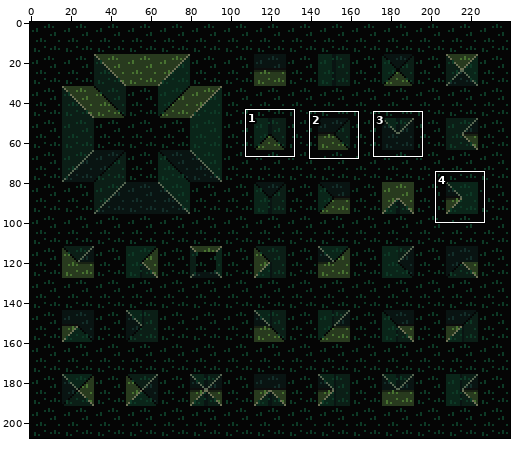
Edited in one commit: sprite sheet (graphics/images/ramps_grass.png). Above, an overview of the earlier version with the close-up marked.
Close-up. First the earlier version:
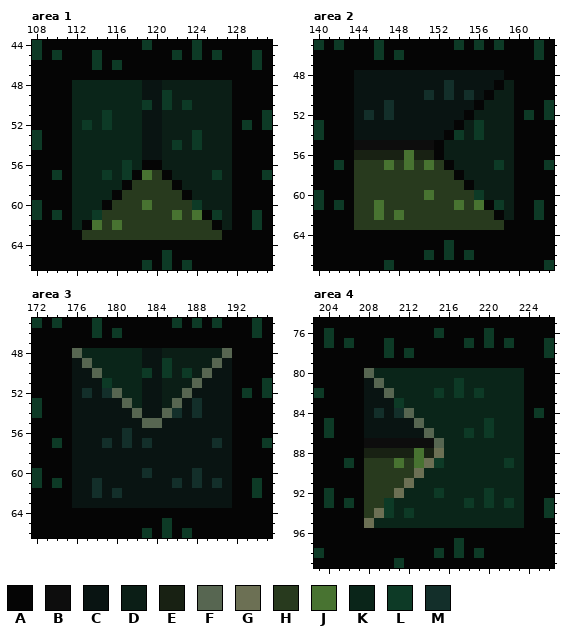
The file is 480x416 pixels, drawn in blocks of 2x2; one block is one cell here. Colours within 5 levels of each other are drawn and written as one. Shown: area 1: x 108..131, y 44..66; area 2: x 140..163, y 45..67; area 3: x 172..195, y 45..66; area 4: x 203..226, y 75..99. The commit also changed other parts of the picture, which this record leaves out.
Palette (. is transparent): A #050505  B #0d0d0d  C #091412  D #0b1e16  E #182113  F #576651  G #6c7054  H #283a1e  J #487331  K #0a2519  L #0d3a26  M #132f2a
After the commit:
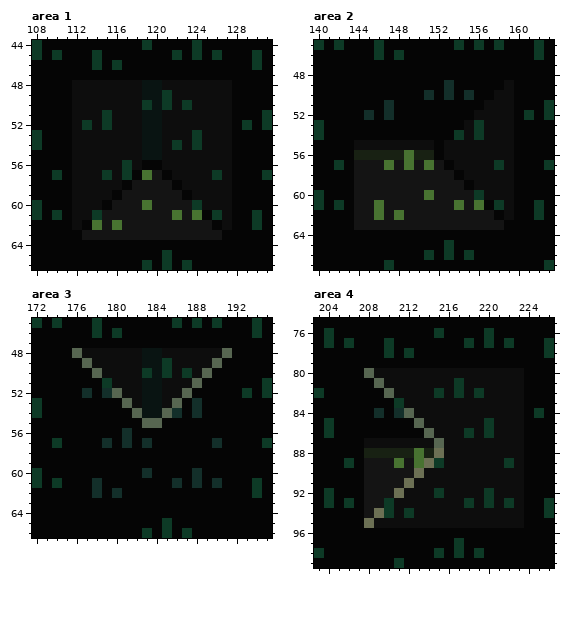
Change:
@@ palette @@
-H #283a1e
+H #141414
--- area 1
@@ x 108..131 @@
 47 AAAAAAAAAAAAAAAAAAAAAAAA
-48 AAAAKKKKKKKCCDDDDDDDAAAA
-49 AAAAKKKKKKKCCLDDDDDDAAAA
-50 AAAAKKKKKKKLCLDLDDDDAAAA
-51 AAAAKKKLKKKCCDDDDDDDAAAL
-52 AAAAKLKLKKKCCDDDDDDDALAL
-53 LAAAKKKKKKKCCDDDLDDDAAAA
-54 LAAAKKKKKKKCCDLDLDDDAAAA
-55 AAAAKKKKKKKCCDDDDDDDAAAA
-56 AAAAKKKKKLKAADDDDDDDAAAA
-57 AALAKKKLKLAJHADDDDLDAAAL
-58 AAAAKKKKKAHHHHADDDDDAAAA
-59 AAAAKKKKAHHHHHHADDDDAAAA
-60 LAAAKKKAHHHJHHHHLDDDAAAA
-61 LALAKKLHHHHHHHJHJALDAALA
-62 AAAAKAJHJHHHHHHHHHADAALA
+48 AAAABBBBBBBCCBBBBBBBAAAA
+49 AAAABBBBBBBCCLBBBBBBAAAA
+50 AAAABBBBBBBLCLBLBBBBAAAA
+51 AAAABBBLBBBCCBBBBBBBAAAL
+52 AAAABLBLBBBCCBBBBBBBALAL
+53 LAAABBBBBBBCCBBBLBBBAAAA
+54 LAAABBBBBBBCCBLBLBBBAAAA
+55 AAAABBBBBBBCCBBBBBBBAAAA
+56 AAAABBBBBLBAABBBBBBBAAAA
+57 AALABBBLBLAJHABBBBLBAAAL
+58 AAAABBBBBAHHHHABBBBBAAAA
+59 AAAABBBBAHHHHHHABBBBAAAA
+60 LAAABBBAHHHJHHHHLBBBAAAA
+61 LALABBLHHHHHHHJHJALBAALA
+62 AAAABAJHJHHHHHHHHHABAALA
 63 AAAAAHHHHHHHHHHHHHHAAAAA
--- area 2
@@ x 140..163 @@
 47 AAAAAAAAAAAAAAAAAAAAAAAA
-48 AAAACCCCCCCCCCCCCCCAAAAA
-49 AAAACCCCCCCCCMCCCCADAAAA
-50 AAAACCCCCCCMCMCMCADDAAAA
-51 AAAACCCMCCCCCCCCADDDAAAL
-52 AAAACMCMCCCCCCCADDDDALAL
-53 LAAACCCCCCCCCCADLDDDAAAA
-54 LAAACCCCCCCCCALDLDDDAAAA
-55 AAAABBBBBBBBADDDDDDDAAAA
-56 AAAAEEEEEJEEADDDDDDDAAAA
-57 AALAHHHJHJHJHADDDDLDAAAL
-58 AAAAHHHHHHHHHHADDDDDAAAA
-59 AAAAHHHHHHHHHHHADDDDAAAA
-60 LAAAHHHHHHHJHHHHLDDDAAAA
-61 LALAHHJHHHHHHHJHJALDAALA
-62 AAAAHHJHJHHHHHHHHHADAALA
+48 AAAAAAAAAAAAAAAAAAAAAAAA
+49 AAAAAAAAAAAAAMAAAAABAAAA
+50 AAAAAAAAAAAMAMAMAABBAAAA
+51 AAAAAAAMAAAAAAAAABBBAAAL
+52 AAAAAMAMAAAAAAAABBBBALAL
+53 LAAAAAAAAAAAAAABLBBBAAAA
+54 LAAAAAAAAAAAAALBLBBBAAAA
+55 AAAABBBBBBBBABBBBBBBAAAA
+56 AAAAEEEEEJEEABBBBBBBAAAA
+57 AALAHHHJHJHJHABBBBLBAAAL
+58 AAAAHHHHHHHHHHABBBBBAAAA
+59 AAAAHHHHHHHHHHHABBBBAAAA
+60 LAAAHHHHHHHJHHHHLBBBAAAA
+61 LALAHHJHHHHHHHJHJALBAALA
+62 AAAAHHJHJHHHHHHHHHABAALA
 63 AAAAHHHHHHHHHHHHHHHAAAAA
--- area 3
@@ x 172..195 @@
 47 AAAAAAAAAAAAAAAAAAAAAAAA
-48 AAAAFKKKKKKCCDDDDDDFAAAA
-49 AAAACFKKKKKCCLDDDDFCAAAA
-50 AAAACCFKKKKLCLDLDFCCAAAA
-51 AAAACCCLKKKCCDDDFCCCAAAL
-52 AAAACMCMFKKCCDDFCCCCALAL
-53 LAAACCCCCFKCCDFCMCCCAAAA
-54 LAAACCCCCCFCCFMCMCCCAAAA
-55 AAAACCCCCCCFFCCCCCCCAAAA
-56 AAAACCCCCMCCCCCCCCCCAAAA
-57 AALACCCMCMCMCCCCCCMCAAAL
-58 AAAACCCCCCCCCCCCCCCCAAAA
-59 AAAACCCCCCCCCCCCCCCCAAAA
-60 LAAACCCCCCCMCCCCMCCCAAAA
-61 LALACCMCCCCCCCMCMCMCAALA
-62 AAAACCMCMCCCCCCCCCCCAALA
-63 AAAACCCCCCCCCCCCCCCCAAAA
+48 AAAAFBBBBBBCCBBBBBBFAAAA
+49 AAAAAFBBBBBCCLBBBBFAAAAA
+50 AAAAAAFBBBBLCLBLBFAAAAAA
+51 AAAAAAALBBBCCBBBFAAAAAAL
+52 AAAAAMAMFBBCCBBFAAAAALAL
+53 LAAAAAAAAFBCCBFAMAAAAAAA
+54 LAAAAAAAAAFCCFMAMAAAAAAA
+55 AAAAAAAAAAAFFAAAAAAAAAAA
+56 AAAAAAAAAMAAAAAAAAAAAAAA
+57 AALAAAAMAMAMAAAAAAMAAAAL
+58 AAAAAAAAAAAAAAAAAAAAAAAA
+59 AAAAAAAAAAAAAAAAAAAAAAAA
+60 LAAAAAAAAAAMAAAAMAAAAAAA
+61 LALAAAMAAAAAAAMAMAMAAALA
+62 AAAAAAMAMAAAAAAAAAAAAALA
+63 AAAAAAAAAAAAAAAAAAAAAAAA
 64 AAAAAAAAAAAAAAAAAAAAAAAA
--- area 4
@@ x 203..226 @@
  79 AAAAAAAAAAAAAAAAAAAAAAAA
- 80 AAAAAFKKKKKKKKKKKKKKKAAA
- 81 AAAAACFKKKKKKKLKKKKKKAAA
- 82 LAAAACCFKKKKLKLKLKKKKAAA
- 83 AAAAACCCLKKKKKKKKKKKKAAA
- 84 AAAAACMCMFKKKKKKKKKKKALA
- 85 ALAAACCCCCFKKKKKKLKKKAAA
- 86 ALAAACCCCCCFKKKLKLKKKAAA
- 87 AAAAABBBBBBBFKKKKKKKKAAA
- 88 AAAAAEEEEEJEGKKKKKKKKAAA
- 89 AAALAHHHJHJGLKKKKKKLKAAA
- 90 AAAAAHHHHHGKKKKKKKKKKAAA
- 91 AAAAAHHHHGKKKKKKKKKKKAAA
- 92 ALAAAHHHGKKKLKKKKLKKKAAA
- 93 ALALAHHLKKKKKKKLKLKLKAAL
- 94 AAAAAHGLKLKKKKKKKKKKKAAL
- 95 AAAAAGKKKKKKKKKKKKKKKAAA
+ 80 AAAAAFBBBBBBBBBBBBBBBAAA
+ 81 AAAAAAFBBBBBBBLBBBBBBAAA
+ 82 LAAAAAAFBBBBLBLBLBBBBAAA
+ 83 AAAAAAAALBBBBBBBBBBBBAAA
+ 84 AAAAAAMAMFBBBBBBBBBBBALA
+ 85 ALAAAAAAAAFBBBBBBLBBBAAA
+ 86 ALAAAAAAAAAFBBBLBLBBBAAA
+ 87 AAAAABBBBBBBFBBBBBBBBAAA
+ 88 AAAAAEEEEEJEGBBBBBBBBAAA
+ 89 AAALAHHHJHJGLBBBBBBLBAAA
+ 90 AAAAAHHHHHGBBBBBBBBBBAAA
+ 91 AAAAAHHHHGBBBBBBBBBBBAAA
+ 92 ALAAAHHHGBBBLBBBBLBBBAAA
+ 93 ALALAHHLBBBBBBBLBLBLBAAL
+ 94 AAAAAHGLBLBBBBBBBBBBBAAL
+ 95 AAAAAGBBBBBBBBBBBBBBBAAA
  96 AAAAAAAAAAAAAAAAAAAAAAAA
Where, in picture pixels (left, top, right, bottom), the same in both close-ups:
changed: (72, 80, 232, 240)
changed: (354, 70, 514, 230)
changed: (72, 348, 232, 508)
changed: (364, 368, 524, 528)
